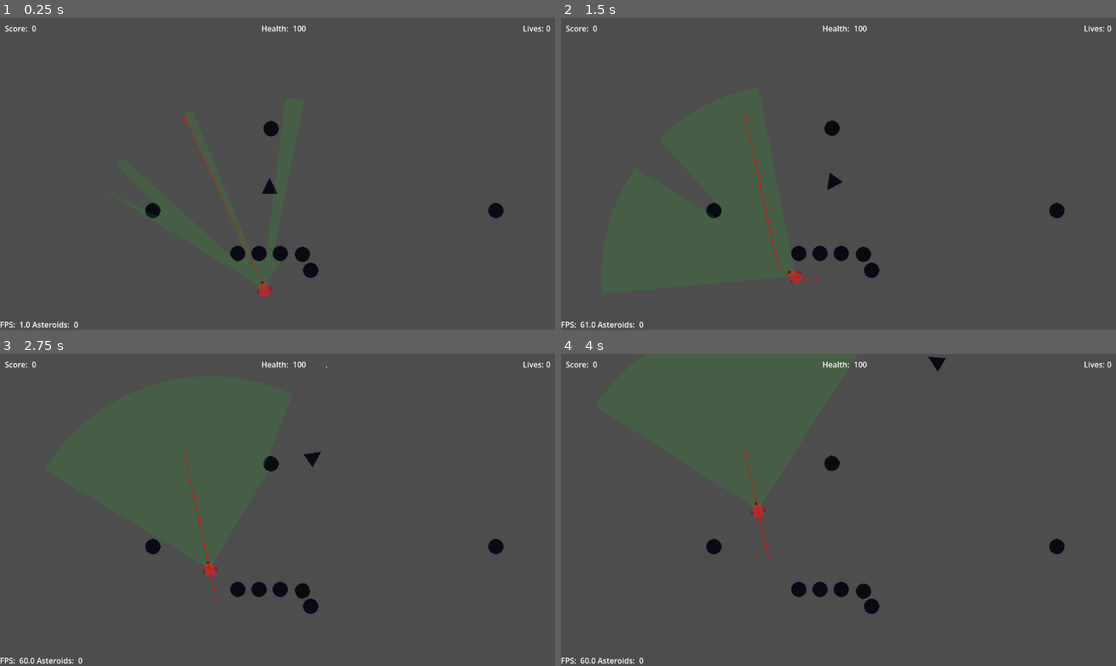
Above: before the commit, frames 1-4 (two rows, left to right).
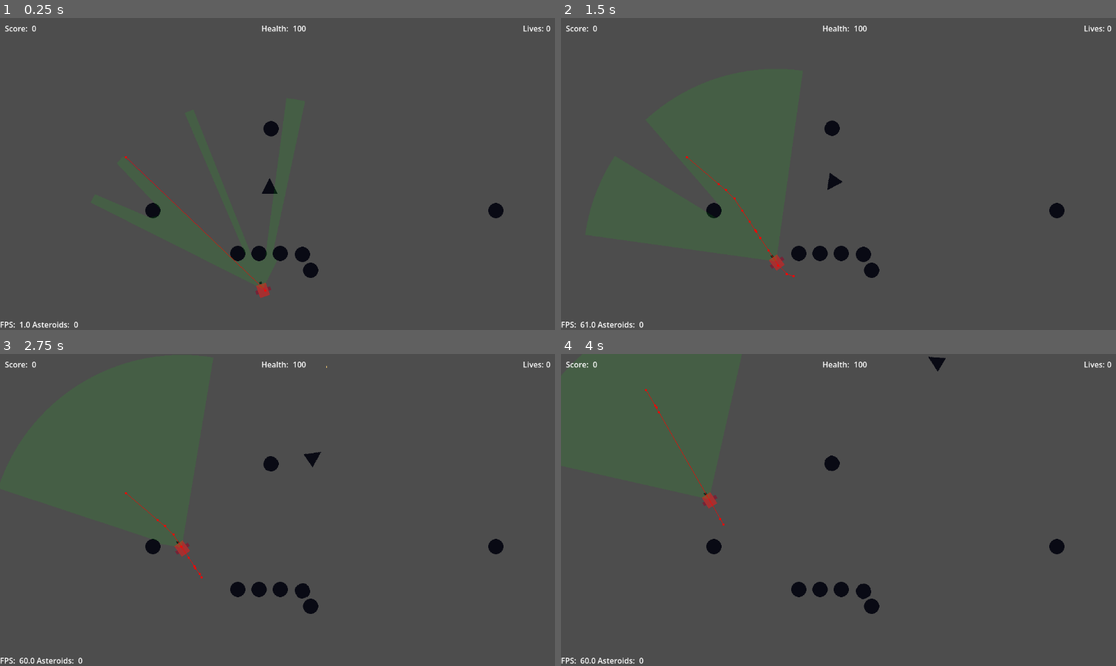
Above: after the commit, the same moments.

Repository: lynch16/Asteroids2D
Game: Godot game, scene res://main.tscn
Two runs of this game, one before a commit and one after it. Both use one fixed random seed, a clock stepped at 60 frames per second and the inputs below.
Inputs:
- Up to frame 1 (0.25 s): no input
- Up to frame 2 (1.5 s): hold D (yaw_right) 0.53-1.28 s; hold Space (fire_weapon) 0.53-1.28 s; hold S (brake) from 1.28 s (still down); tap Space (fire_weapon) at 1.35 s
- Up to frame 3 (2.75 s): release S (brake) at 2.03 s; hold D (yaw_right) from 2.03 s (still down); hold Space (fire_weapon) from 2.03 s (still down)
- Up to frame 4 (4 s): release D (yaw_right) at 2.78 s; release Space (fire_weapon) at 2.78 s; hold W (thrust) 2.78-3.53 s; tap Space (fire_weapon) at 2.85 s; hold A (yaw_left) from 3.53 s (still down); hold Space (fire_weapon) from 3.53 s (still down)

The runs differ from the first frame. In frame 1, 0.2% of the frame differs, in the area x 22-49%, y 31-90%; in frame 2, 0.4%, in the area x 22-47%, y 31-86%; in frame 3, 0.3%; in frame 4, 0.3%.

Commit message:
Improve performance of vision areas

Diff:
--- a/Models/Enemy/vision.gd
+++ b/Models/Enemy/vision.gd
@@ -8,23 +8,42 @@
 @export var target_acquisition_interval := 0.5; # Seconds to run the target update functionality
 
 var targets: Array[Node2D] = [];
-var can_see_targets := false;
-var _timer := 0.0;
 
 signal on_targets_updated(targets: Array[Node2D]);
+
+@onready var collision_polygon: CollisionPolygon2D = get_node("CollisionPolygon2D");
 
 func _ready() -> void:
 	if (!detection_group_name):
 		printerr("VisionArea missing detection_group_name; will NOT detect");
 
-func _process(delta: float) -> void:
-	_timer += delta;
-	if _timer >= target_acquisition_interval:
-		_acquire_targets();
-		_timer = 0.0;
+	collision_polygon.polygon = _get_cone_polygon_points();
+	body_entered.connect(_on_body_visible);
+	body_exited.connect(_on_body_exited);
 
-	# TODO: Should I generate a CollisionPolygon2D and use enter signals for this?
+func _process(_delta: float) -> void:
 	queue_redraw();
+
+func _can_see_targets() -> bool:
+	return targets.size() > 0;
+
+func _on_body_visible(node_2d: Node2D) -> void:
+	if (targets.has(node_2d)):
+		return;
+
+	if (node_2d.is_in_group(detection_group_name)):
+		var node_angle := get_angle_to(node_2d.global_position);
+		var normalized_node_angle := _normalize_rotation(node_angle);
+
+		if abs(normalized_node_angle) <= field_of_view:
+			var blocking_intersection_point := _get_blocking_intersection_point(node_angle);
+			if (blocking_intersection_point == Vector2.INF):
+				targets.append(node_2d);
+				on_targets_updated.emit(targets);
+
+func _on_body_exited(node_2d: Node2D) -> void:
+	targets.erase(node_2d);
+	on_targets_updated.emit(targets);
 
 func _draw() -> void:
 	_draw_vision_cone();
@@ -34,27 +53,6 @@
 
 func _calc_max_view_point_from_angle(view_angle: float) -> Vector2:
 	return Vector2(cos(view_angle), sin(view_angle)) * view_distance;
-
-func _acquire_targets() -> void:
-	var detection_targets: Array[Node2D] = [];
-	var nodes_in_group := get_tree().get_nodes_in_group(detection_group_name);
-
-	for node in nodes_in_group:
-		if node is Node2D:
-			var node_2d: Node2D = node;
-			if global_position.distance_to(node_2d.global_position) < view_distance:
-				var node_angle := get_angle_to(node_2d.global_position);
-				var normalized_node_angle := _normalize_rotation(node_angle);
-
-				if abs(normalized_node_angle) <= field_of_view:
-					var blocking_intersection_point := _get_blocking_intersection_point(node_angle);
-					if (blocking_intersection_point == Vector2.INF):
-						detection_targets.append(node_2d);
-
-	if (!_are_target_lists_equal(targets, detection_targets)):
-		targets = detection_targets;
-		can_see_targets = targets.size() > 0;
-		on_targets_updated.emit(targets);
 
 func _get_blocking_intersection_point(view_angle: float) -> Vector2:
 	var global_angle := global_rotation + view_angle;
@@ -77,13 +75,14 @@
 	return Vector2.INF;
 
 func _draw_vision_cone() -> void:
+	var cone_color := Color(1, 0, 0, 0.1) if _can_see_targets() else Color(0, 1, 0, 0.1)
+	draw_polygon(_get_cone_polygon_points(), [cone_color])
+
+func _get_cone_polygon_points() -> PackedVector2Array:
 	var cone_points := 32;
 	var cone_points_arc := PackedVector2Array();
-	var cone_color := Color(1, 0, 0, 0.1) if targets.size() > 0 else Color(0, 1, 0, 0.1)
-
+	cone_points_arc.append(Vector2());
 	var near_angle := _normalize_rotation(rotation) + field_of_view;
-
-	cone_points_arc.append(Vector2());
 
 	for i in range(cone_points + 1):
 		var angle := -near_angle + (2 * field_of_view * i / cone_points);
@@ -94,7 +93,7 @@
 		else:
 			cone_points_arc.append(to_local(blocking_intersection_point));
 
-	draw_polygon(cone_points_arc, [cone_color])
+	return cone_points_arc;
 
 func get_random_global_point_at_edge_of_vision(cone_points: int = 32) -> Vector2:
 	var near_angle := _normalize_rotation(rotation) + field_of_view;
@@ -102,15 +101,3 @@
 	var angle := -near_angle + (2 * field_of_view * cone_point / cone_points);
 	var point := _calc_max_view_point_from_angle(angle);
 	return to_global(point);
-
-func _are_target_lists_equal(targets1: Array[Node2D], targets2: Array[Node2D]) -> bool:
-	if targets1.size() != targets2.size():
-		return false;
-
-	for t in targets1:
-		if !targets2.has(t):
-			return false;
-		if targets1.count(t) != targets2.count(t):
-			return false;
-
-	return true;
--- a/Models/Enemy/vision.tscn
+++ b/Models/Enemy/vision.tscn
@@ -5,3 +5,5 @@
 [node name="VisionArea" type="Area2D" unique_id=1974026706]
 script = ExtResource("1_ixr12")
 detection_group_name = "player"
+
+[node name="CollisionPolygon2D" type="CollisionPolygon2D" parent="." unique_id=183878285]
--- a/Models/Entities/Movement/nav_character_movement_controller.gd
+++ b/Models/Entities/Movement/nav_character_movement_controller.gd
@@ -72,7 +72,7 @@
 	if (!vision_area):
 		return false;
 
-	return vision_area.can_see_targets;
+	return vision_area._can_see_targets();
 
 func get_targets() -> Array[Node2D]:
 	if (!vision_area):
